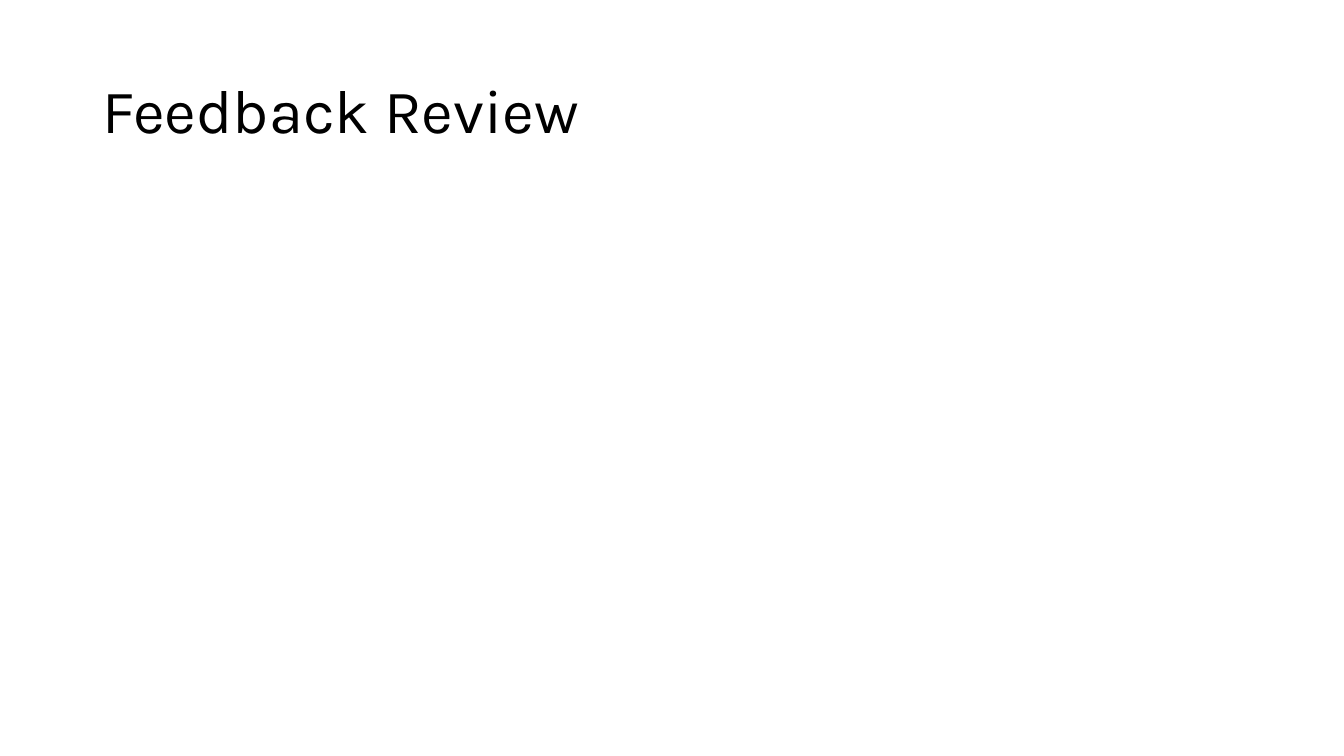
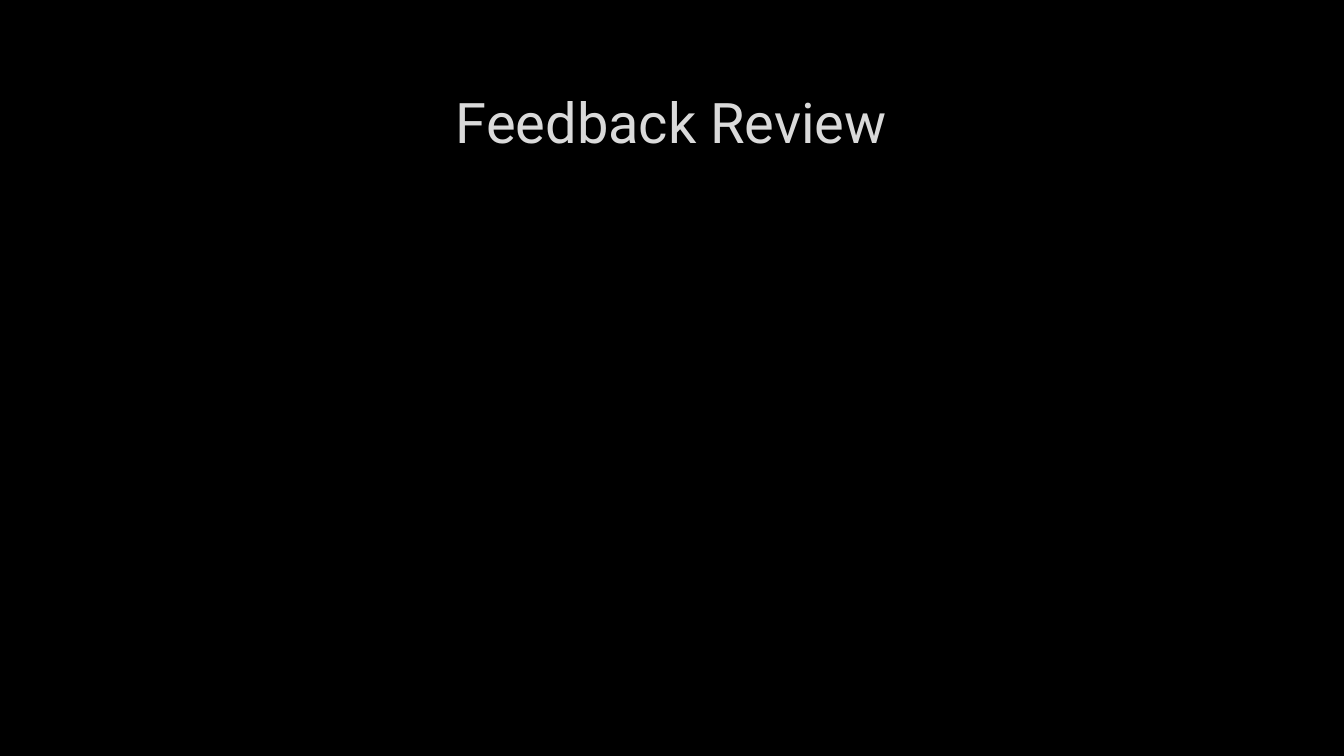
Before and after one commit to tanermaddocks/PDP-JUL2024-TJS, a slide deck: slide 6 of presentation_powerpoint.pptx. Drawn at 1344x756 pixels with LibreOffice and Linux fonts; fonts in the diff are those of the drawing; background and template pictures are left out. Boxes give left, top, right and bottom in pixels: in the first picture for what was removed or moved away, otherwise in the second. Text is boxed around its words. In the diff, an @@ line names an element or a change of style, - is before the commit and + after.

```diff
--- a/presentation_powerpoint.pptx
+++ b/presentation_powerpoint.pptx
@@ background #FFFFFF to picture (left out) @@
@@ title "Feedback Review": place and size @@
-title "Feedback Review" at (102,90,579,134)
+title "Feedback Review" at (456,101,886,144)
@@ title "Feedback Review" at (456,101,886,144): size 44 to 40 pt, font Karla to Roboto, text colour #000000 to #DADADA, letter outline none to #404040 0.75 pt; alignment left to centre; line spacing 0.9 to 1 @@
```
Also in this commit, not shown: 3 other slides changed, 2 slides added, 2 slides removed.
